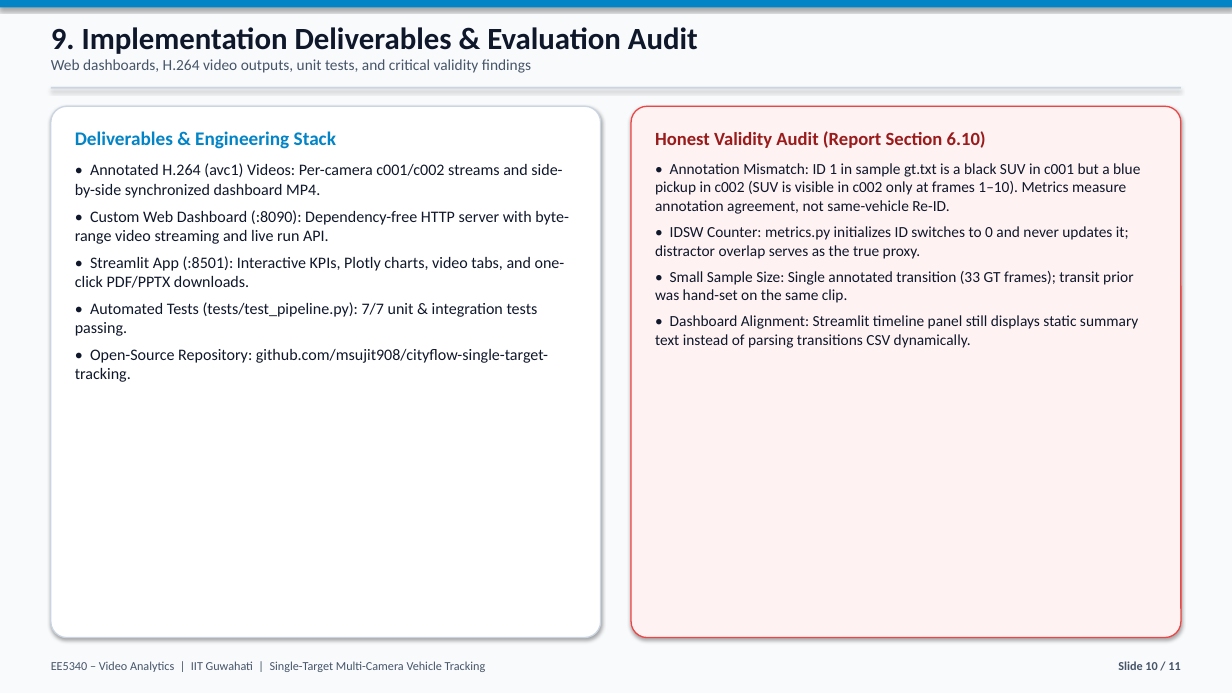
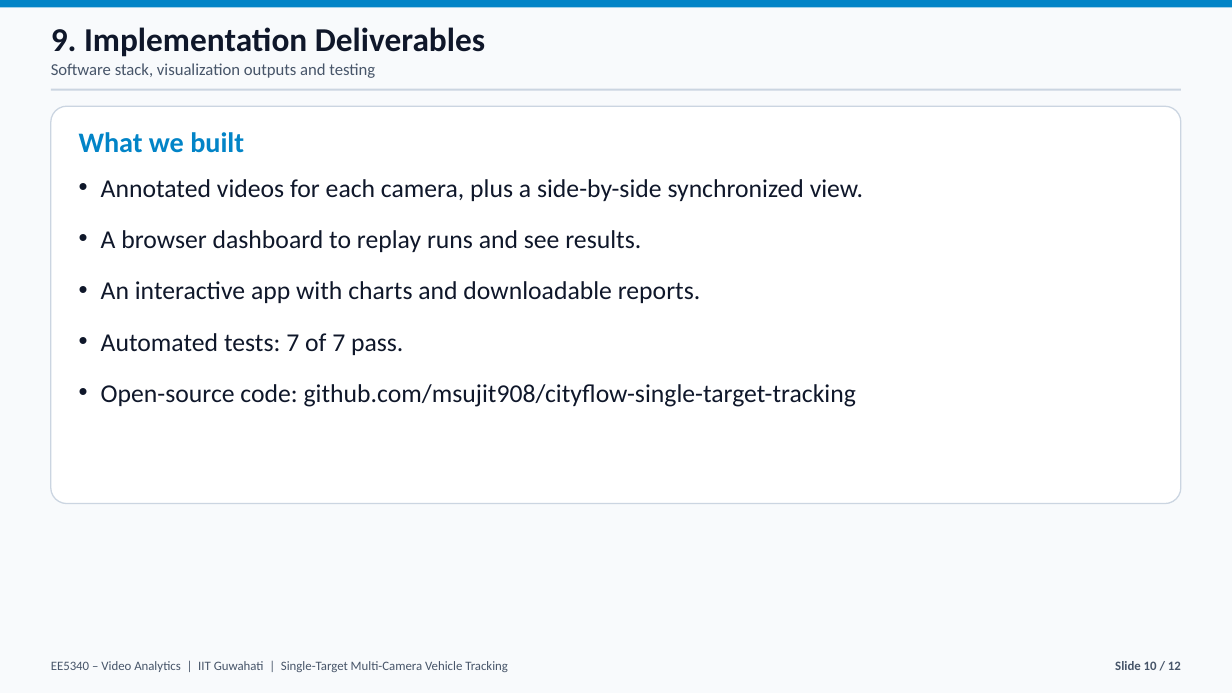
Before and after one commit to msujit908/cityflow-single-target-tracking, a slide deck: slide 10 of outputs/reports/STMCT_Presentation.pptx. Drawn at 1232x693 pixels with LibreOffice and Linux fonts; fonts in the diff are those of the drawing. Boxes give left, top, right and bottom in pixels: in the first picture for what was removed or moved away, otherwise in the second. Text is boxed around its words. In the diff, an @@ line names an element or a change of style, - is before the commit and + after.

```diff
--- a/outputs/reports/STMCT_Presentation.pptx
+++ b/outputs/reports/STMCT_Presentation.pptx
@@ rectangle at (0, 0, 1232, 7): shadow off @@
@@ text at (51, 27, 485, 78): text changed; size 12 to 13 pt @@
-9. Implementation Deliverables & Evaluation Audit
-Web dashboards, H.264 video outputs, unit tests, and critical validity findings
+9. Implementation Deliverables
+Software stack, visualization outputs and testing
@@ rectangle at (51, 89, 1181, 91): shadow off @@
@@ rounded rectangle: place and size @@
-rounded rectangle at (51, 106, 601, 638)
+rounded rectangle at (51, 106, 1181, 504)
@@ rounded rectangle at (51, 106, 1181, 504): shadow off; proportions changed @@
@@ rounded rectangle removed at (631, 106, 1181, 638) @@
@@ text at (79, 132, 863, 407): text changed; size 12.5 to 20 pt @@
-Deliverables & Engineering Stack
-• Annotated H.264 (avc1) Videos: Per-camera c001/c002 streams and side-by-side synchronized dashboard MP4.
-• Custom Web Dashboard (:8090): Dependency-free HTTP server with byte-range video streaming and live run API.
-• Streamlit App (:8501): Interactive KPIs, Plotly charts, video tabs, and one-click PDF/PPTX downloads.
-• Automated Tests (tests/test_pipeline.py): 7/7 unit & integration tests passing.
-• Open-Source Repository: github.com/msujit908/cityflow-single-target-tracking.
+What we built
+• Annotated videos for each camera, plus a side-by-side synchronized view.
+• A browser dashboard to replay runs and see results.
+• An interactive app with charts and downloadable reports.
+• Automated tests: 7 of 7 pass.
+• Open-source code: github.com/msujit908/cityflow-single-target-tracking
@@ text removed at (655, 131, 1140, 348) @@
-Honest Validity Audit (Report Section 6.10)
-• Annotation Mismatch: ID 1 in sample gt.txt is a black SUV in c001 but a blue pickup in c002 (SUV is visible in c002 only at frames 1–10). Metrics measure annotation agreement, not same-vehicle Re-ID.
-• IDSW Counter: metrics.py initializes ID switches to 0 and never updates it; distractor overlap serves as the true proxy.
-• Small Sample Size: Single annotated transition (33 GT frames); transit prior was hand-set on the same clip.
-• Dashboard Alignment: Streamlit timeline panel still displays static summary text instead of parsing transitions CSV dynamically.
@@ text "EE5340 – Video Analytics | ..." at (51, 661, 508, 672): size 9.5 to 10 pt @@
@@ text at (1115, 661, 1181, 670): text changed; size 9.5 to 10 pt @@
-Slide 10 / 11
+Slide 10 / 12
```
Also in this commit, not shown: 4 other slides changed, 7 slides added, 6 slides removed, 3 other files.
